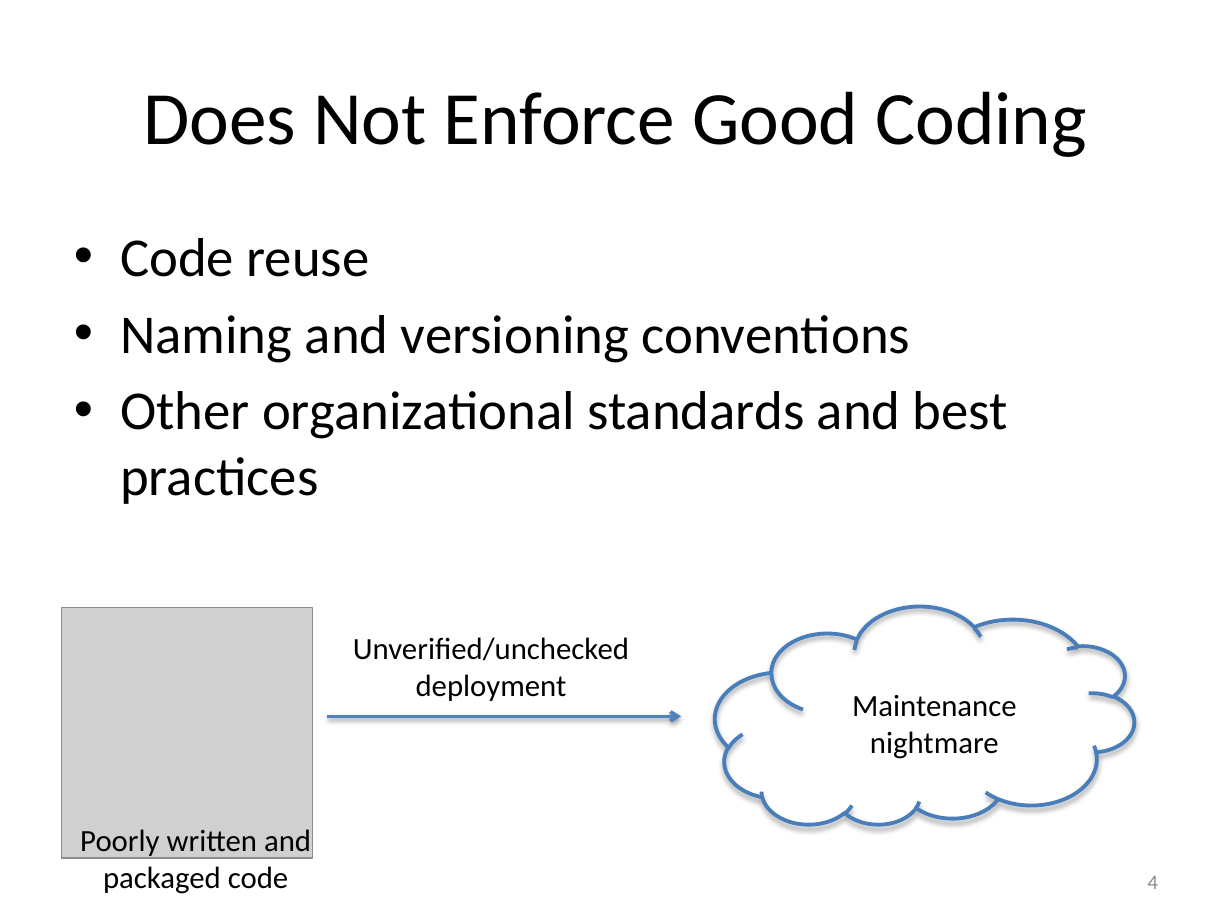
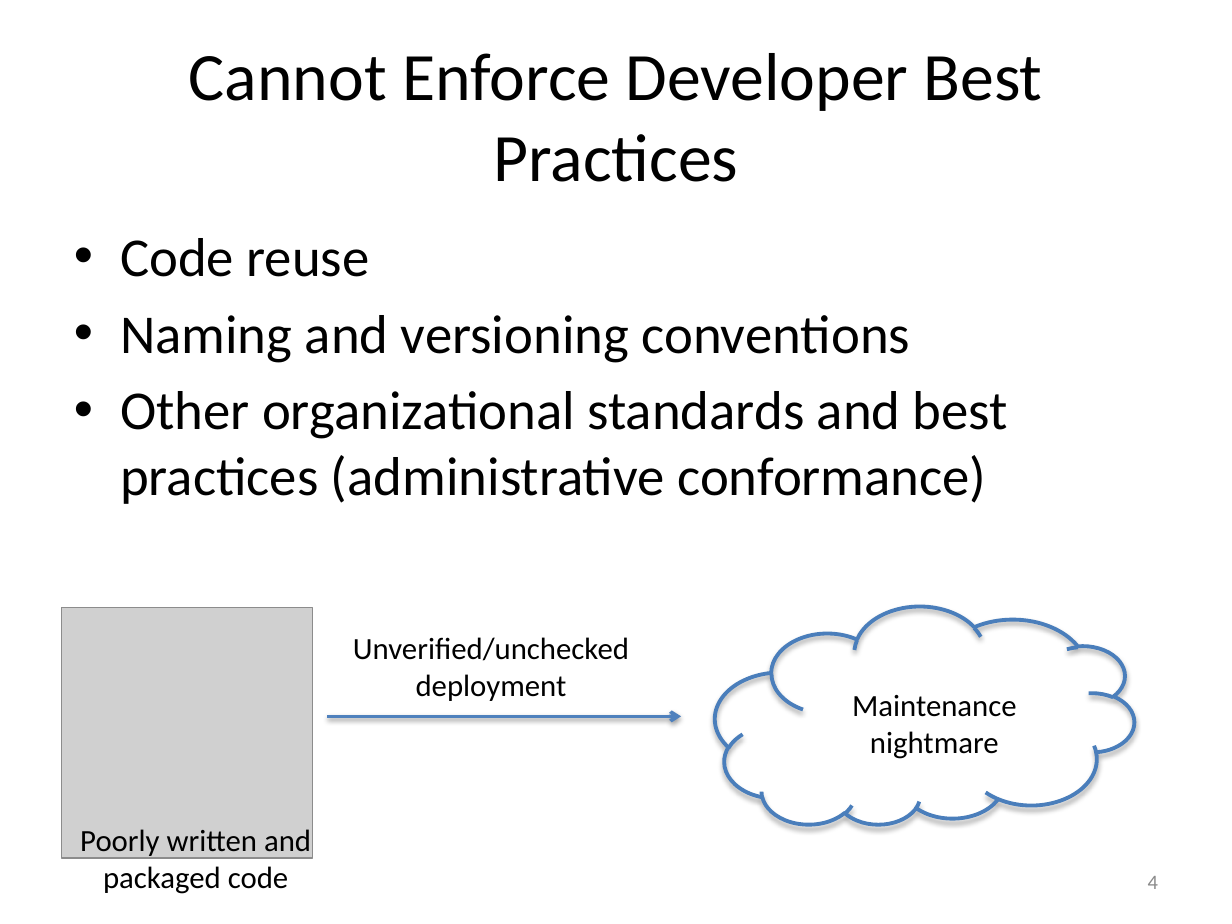
Before and after one commit to Dithn/eager-appscale, a slide deck: slide 4 of Eager/paper/dissertation/dissertation.pptx. Drawn at 1232x924 pixels with LibreOffice and Linux fonts; fonts in the diff are those of the drawing; grey boxes stand for pictures. Boxes give left, top, right and bottom in pixels: in the first picture for what was removed or moved away, otherwise in the second. Text is boxed around its words. In the diff, an @@ line names an element or a change of style, - is before the commit and + after.

```diff
--- a/Eager/paper/dissertation/dissertation.pptx
+++ b/Eager/paper/dissertation/dissertation.pptx
@@ title at <box>189,53,1043,182</box>: text changed; size 44 to 39.6 pt @@
-Does Not Enforce Good Coding
+Cannot Enforce Developer Best Practices
@@ text at <box>120,391,1008,504</box>: text changed @@
-• Other organizational standards and best practices
+• Other organizational standards and best practices (administrative conformance)
```
Also in this commit, not shown: 8 other slides changed, 1 slide added, 2 other files.
